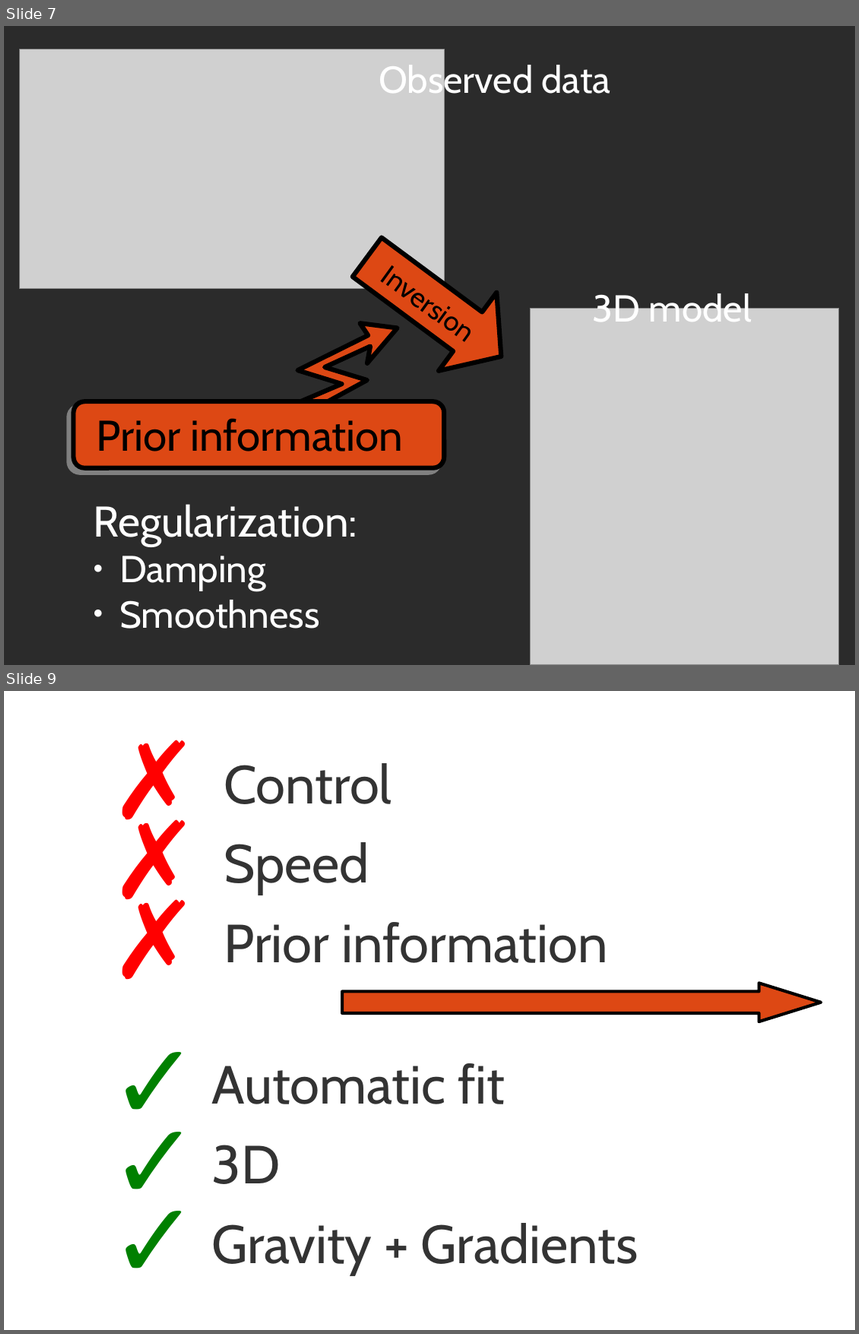
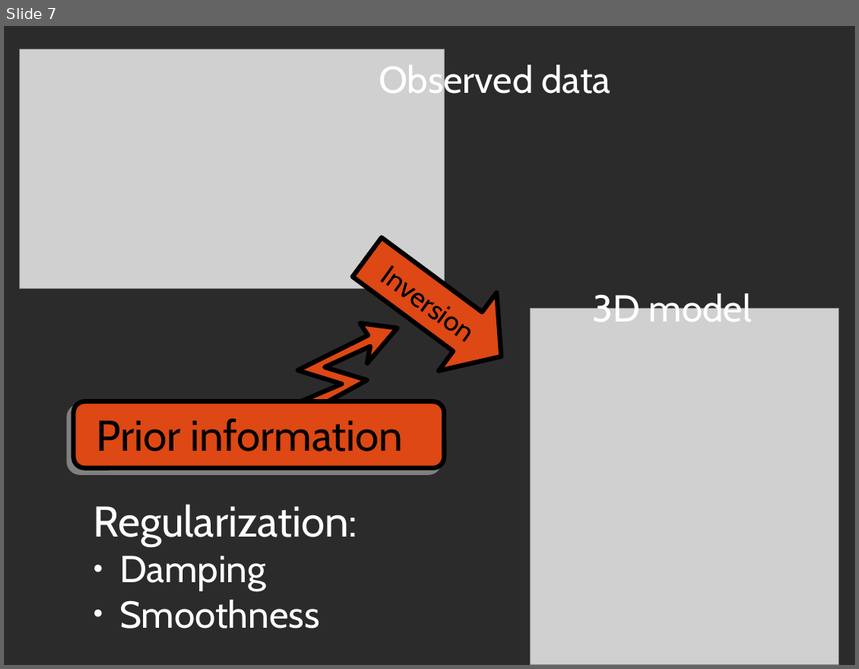
Before and after one commit to leouieda/gghs2012, a slide deck: presentation/uieda_barbosa_iag2012.odp. Shown one above the other, each under a label of ours: slides 7 and 9 before the commit, slide 7 after it; the slides between them are not shown. The pictures are 859x1334 and 859x669 pixels, drawn with LibreOffice and Linux fonts; fonts in the diff are those of the drawing; grey boxes stand for pictures; background and template pictures are left out; a plain dark background stands for a picture behind light text. Boxes give left, top, right and bottom in pixels: in the first picture for what was removed or moved away, otherwise in the second. Text is boxed around its words. In the diff, an @@ line names an element or a change of style, - is before the commit and + after.

```diff
--- a/presentation/uieda_barbosa_iag2012.odp
+++ b/presentation/uieda_barbosa_iag2012.odp
@@ slide 9 removed at (4, 691, 855, 1330), background picture (left out) @@
@@ text removed at (212, 763, 638, 1275) @@
-✗ Control
-✗ Speed
-✗ Prior information
-✓ Automatic fit
-✓ 3D
-✓ Gravity + Gradients
@@ right arrow removed at (342, 983, 821, 1022) @@
```
Also in this commit, not shown: 2 slides changed, 2 slides added, 1 other file.
